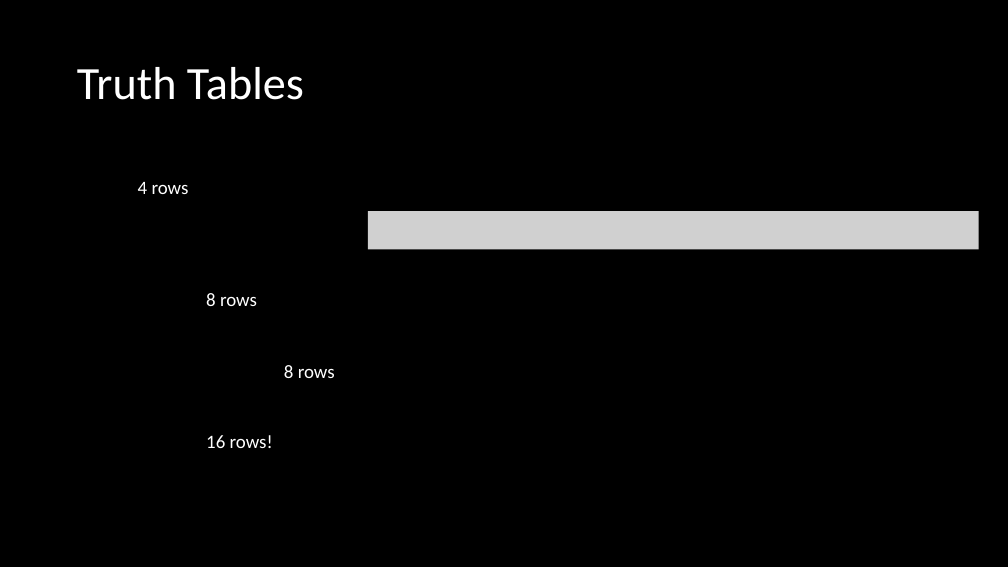
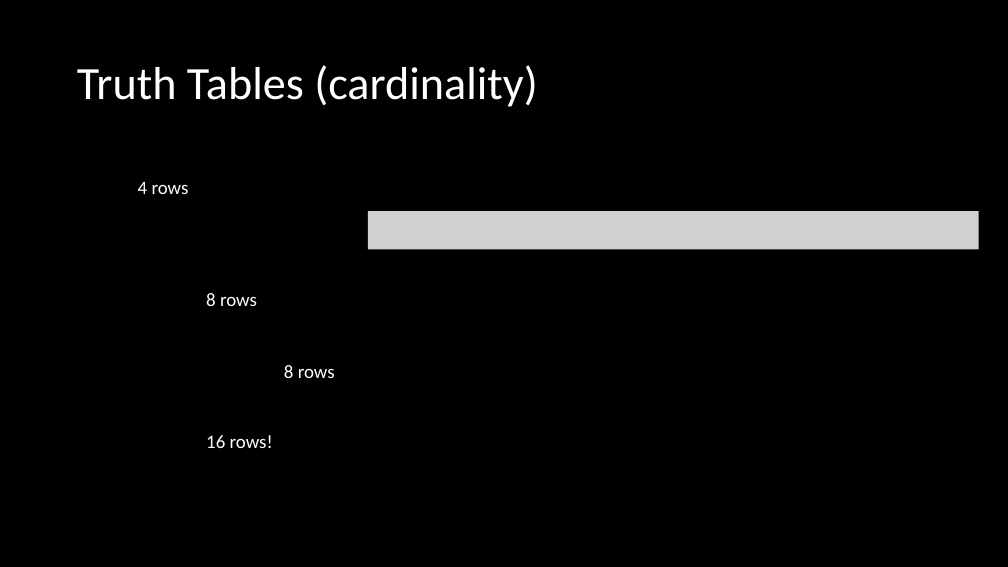
Before and after one commit to BroClements/CSE-280-Discrete-Mathmatics, a slide deck: slide 9 of CSE280Wk1Day3.pptx. Drawn at 1008x567 pixels with LibreOffice and Linux fonts; fonts in the diff are those of the drawing; grey boxes stand for pictures. Boxes give left, top, right and bottom in pixels: in the first picture for what was removed or moved away, otherwise in the second. Text is boxed around its words. In the diff, an @@ line names an element or a change of style, - is before the commit and + after.

```diff
--- a/CSE280Wk1Day3.pptx
+++ b/CSE280Wk1Day3.pptx
@@ title at (77, 65, 537, 107): text changed @@
-Truth Tables
+Truth Tables (cardinality)
```
Also in this commit, not shown: 2 other slides changed, 6 other files.
